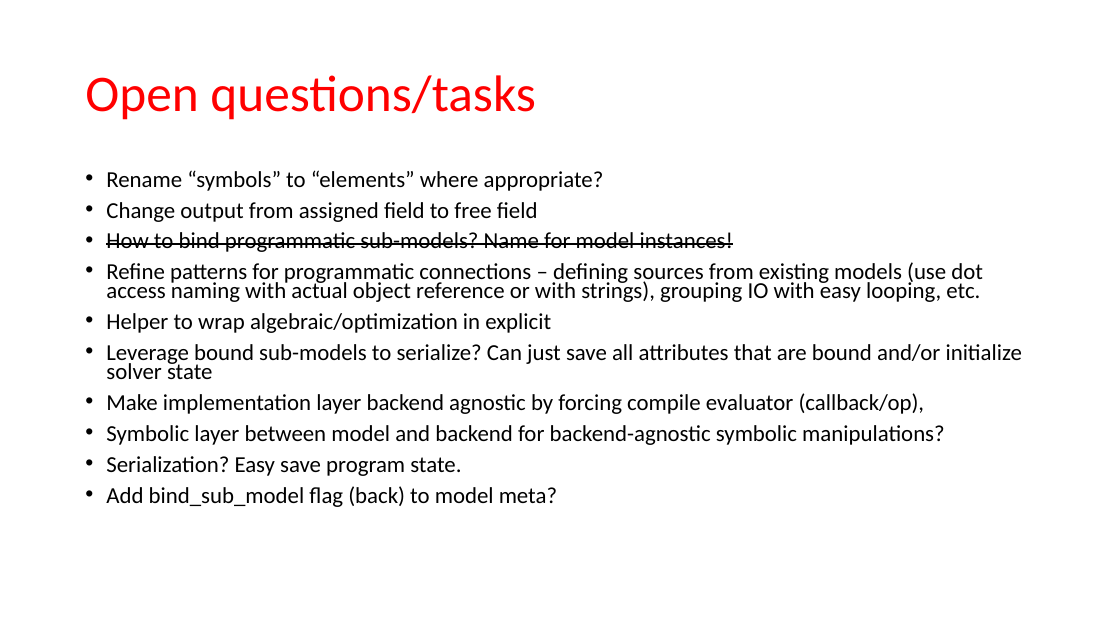
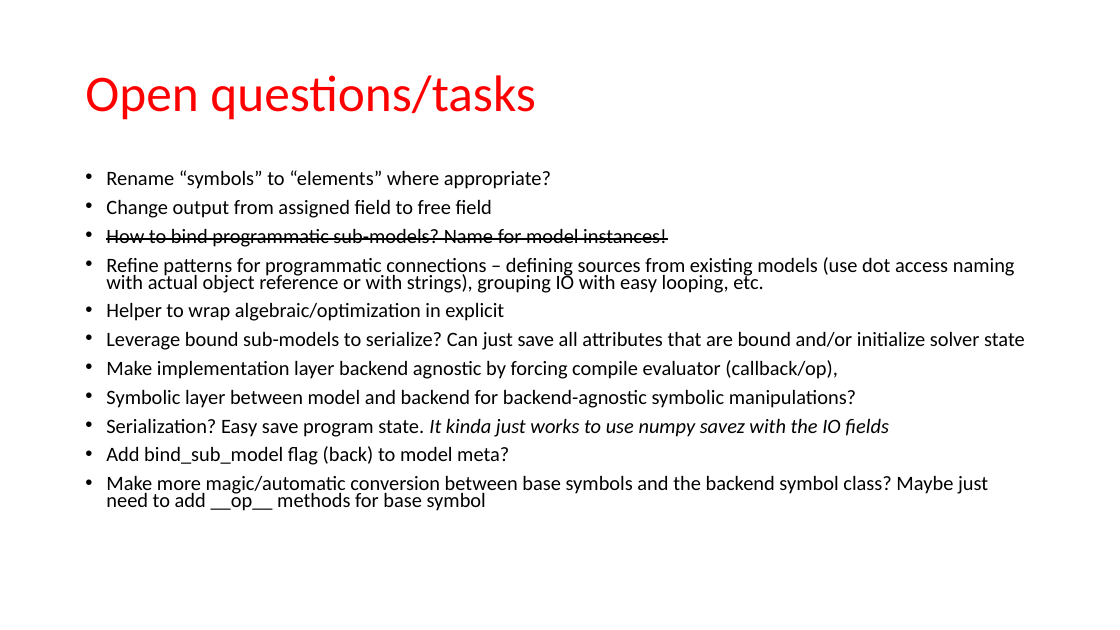
Before and after one commit to nlistgarten/condor, a slide deck: slide 14 of design/condor.pptx. Drawn at 1120x630 pixels with LibreOffice and Linux fonts; fonts in the diff are those of the drawing. Boxes give left, top, right and bottom in pixels: in the first picture for what was removed or moved away, otherwise in the second. Text is boxed around its words. In the diff, an @@ line names an element or a change of style, - is before the commit and + after.

Commit message:
updated TODO

```diff
--- a/design/condor.pptx
+++ b/design/condor.pptx
@@ text at bbox=[106, 170, 1025, 465]: size 19.6 to 17.5 pt in "Rename “symbols” to “elements” where appropriate?", "Change output from assigned field to free ...", "How to bind programmatic sub-models? Name for ...", "Refine patterns for programmatic connections – defining ..." and 5 more places @@
@@ text at bbox=[106, 418, 889, 437]: text changed; size 19.6 to 17.5 pt; italic on @@
-• Serialization? Easy save program state.
+• Serialization? Easy save program state. It kinda just works to use numpy savez with the IO fields
@@ text at bbox=[106, 475, 988, 511]: paragraph added @@
+• Make more magic/automatic conversion between base symbols and the backend symbol class? Maybe just need to add __op__ methods for base symbol
```
